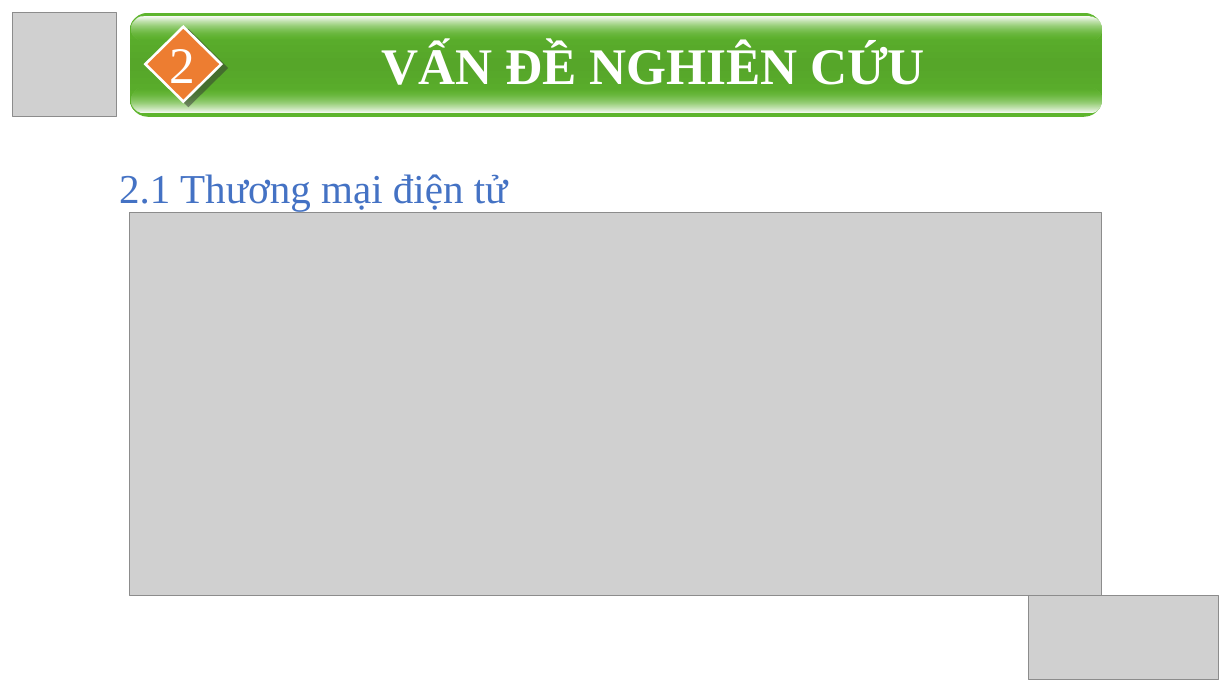
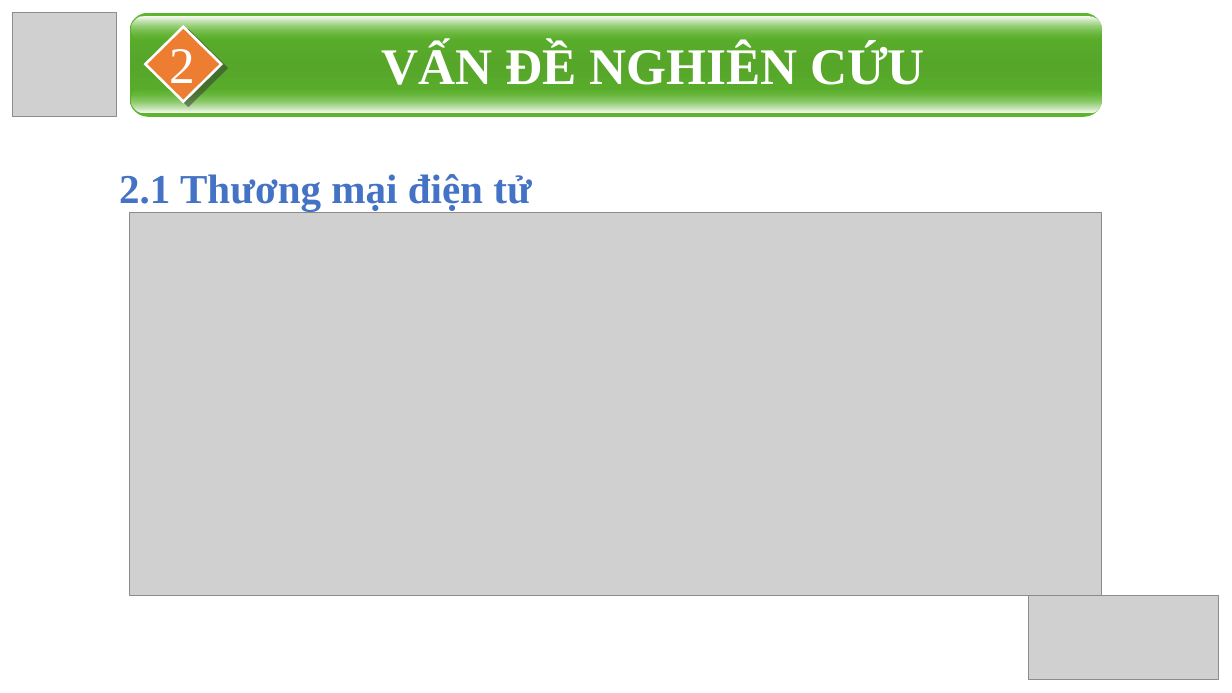
Before and after one commit to 2iamhuyvu/DATN, a slide deck: slide 8 of DATN.pptx (slide 9 before the commit). Drawn at 1232x693 pixels with LibreOffice and Linux fonts; fonts in the diff are those of the drawing; grey boxes stand for pictures. Boxes give left, top, right and bottom in pixels: in the first picture for what was removed or moved away, otherwise in the second. Text is boxed around its words. In the diff, an @@ line names an element or a change of style, - is before the commit and + after.

```diff
--- a/DATN.pptx
+++ b/DATN.pptx
@@ subtitle "2.1 Thương mại điện tử" at [119,174,531,211]: bold on @@
```
Also in this commit, not shown: 8 other slides changed, 1 slide removed.
